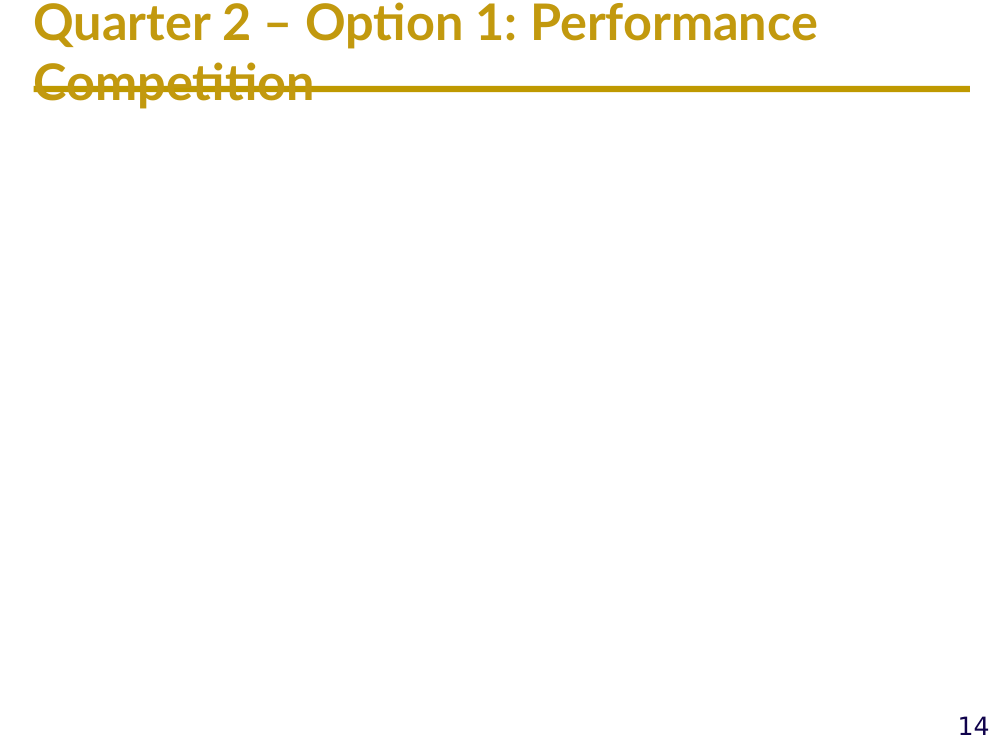
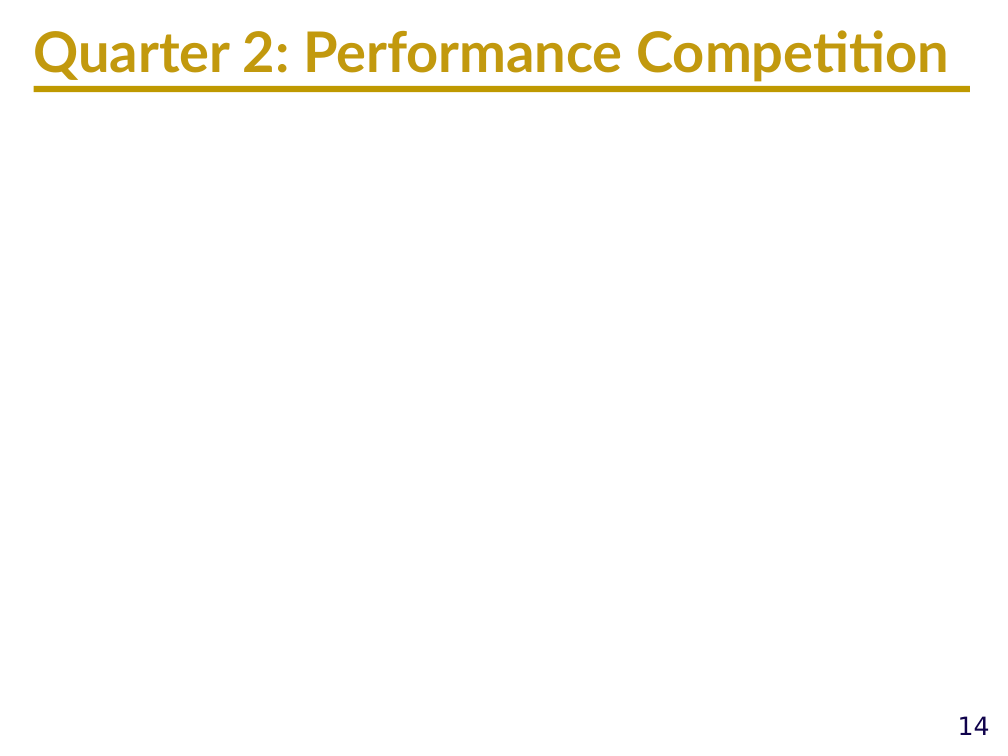
Before and after one commit to ucdart/UCD-EEC134, a slide deck: slide 14 of lectures/lec0/Lec0-CourseMechanisms.pptx. Drawn at 1008x756 pixels with LibreOffice and Linux fonts; fonts in the diff are those of the drawing; grey boxes stand for pictures; background and template pictures are left out. Boxes give left, top, right and bottom in pixels: in the first picture for what was removed or moved away, otherwise in the second. Text is boxed around its words. In the diff, an @@ line names an element or a change of style, - is before the commit and + after.

```diff
--- a/lectures/lec0/Lec0-CourseMechanisms.pptx
+++ b/lectures/lec0/Lec0-CourseMechanisms.pptx
@@ title at (34, 30, 949, 82): text changed; size 36 to 40 pt @@
-Quarter 2 – Option 1: Performance Competition
+Quarter 2: Performance Competition
```
Also in this commit, not shown: 3 other slides changed, 1 slide removed, 7 other files.
